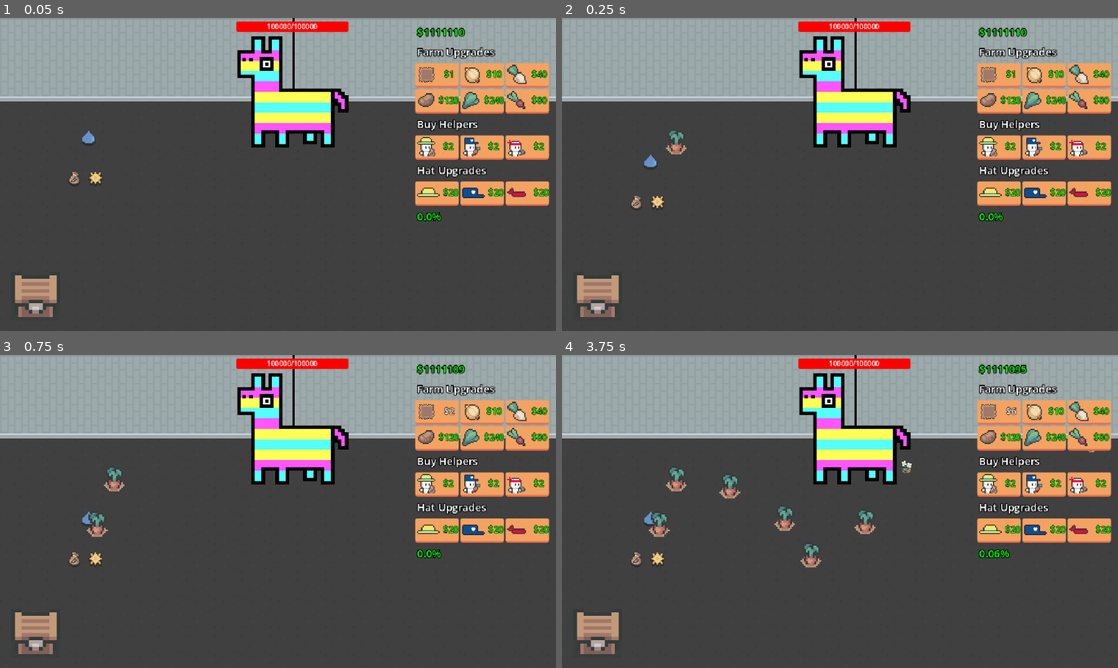
Above: before the commit, frames 1-4 (two rows, left to right).
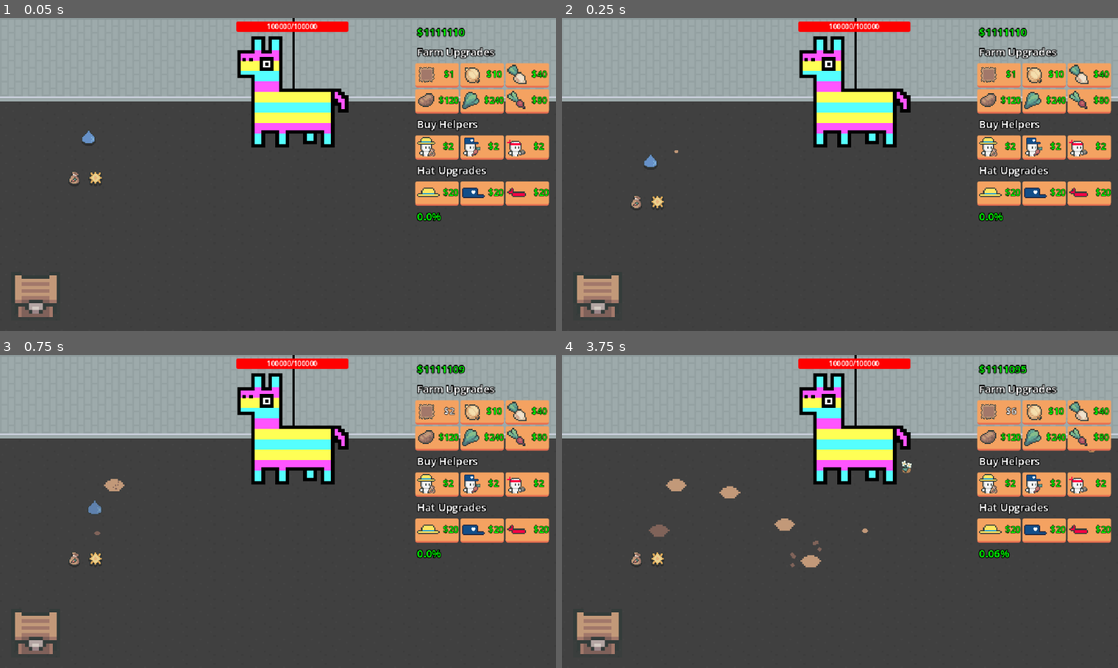
Above: after the commit, the same moments.

Repository: eric-marsh/farminata
Game: Godot game, scene res://scene/scene_switcher.tscn
Same seed, same stepped clock (60 frames per second), same inputs: the game is played once before the commit and once after it. Sound files missing from this copy of the repository are replaced by a short silence.
Inputs:
- Up to frame 1 (0.05 s): no input
- Up to frame 2 (0.25 s): no input
- Up to frame 3 (0.75 s): click "$1" at 0.5 s
- Up to frame 4 (3.75 s): click "$2" at 1.25 s; click "$3" at 2 s; click "$4" at 2.75 s; click "$5" at 3.5 s

Frame 1 is identical in both runs. In frame 2, 0.1% of the frame differs, in the area x 18-23%, y 36-44%; in frame 3, 0.4%; in frame 4, 0.9%, in the area x 14-57%, y 36-68%.

Commit message:
crreate explosion particle rework

Diff:
--- a/scene/explosion_particle.tscn
+++ b/scene/explosion_particle.tscn
@@ -8,14 +8,15 @@
 point_count = 2
 
 [node name="CPUParticles2D" type="CPUParticles2D"]
-z_index = 6
+z_index = 12
 emitting = false
 amount = 12
 lifetime = 0.5
 one_shot = true
 speed_scale = 0.6
 explosiveness = 1.0
-randomness = 1.0
+emission_shape = 1
+emission_sphere_radius = 1.0
 direction = Vector2(0, 0)
 spread = 180.0
 gravity = Vector2(0, 0)
--- a/scene/plot.tscn
+++ b/scene/plot.tscn
@@ -32,6 +32,18 @@
 "transitions": PackedFloat32Array(1),
 "update": 0,
 "values": [0.0]
+}
+tracks/2/type = "value"
+tracks/2/imported = false
+tracks/2/enabled = true
+tracks/2/path = NodePath("Dirt:scale")
+tracks/2/interp = 1
+tracks/2/loop_wrap = true
+tracks/2/keys = {
+"times": PackedFloat32Array(0),
+"transitions": PackedFloat32Array(1),
+"update": 0,
+"values": [Vector2(1, 1)]
 }
 
 [sub_resource type="Animation" id="Animation_o5ils"]
@@ -97,11 +109,29 @@
 "values": [Vector2(1, 1), Vector2(1.2, 1.2), Vector2(1, 1)]
 }
 
+[sub_resource type="Animation" id="Animation_kt1aq"]
+resource_name = "popup_crop"
+length = 0.5
+step = 0.1
+tracks/0/type = "value"
+tracks/0/imported = false
+tracks/0/enabled = true
+tracks/0/path = NodePath("Dirt:scale")
+tracks/0/interp = 1
+tracks/0/loop_wrap = true
+tracks/0/keys = {
+"times": PackedFloat32Array(0, 0.5),
+"transitions": PackedFloat32Array(1, 1),
+"update": 0,
+"values": [Vector2(0, 0), Vector2(1, 1)]
+}
+
 [sub_resource type="AnimationLibrary" id="AnimationLibrary_o5ils"]
 _data = {
 &"RESET": SubResource("Animation_7bgvt"),
 &"grow_crop": SubResource("Animation_o5ils"),
 &"pluck_crop": SubResource("Animation_8yg48"),
+&"popup_crop": SubResource("Animation_kt1aq"),
 &"pulse_crop": SubResource("Animation_v0cxp")
 }
 
--- a/script/apply_droppable_animation.gd
+++ b/script/apply_droppable_animation.gd
@@ -22,5 +22,5 @@
 
 func _on_animation_player_animation_finished(anim_name):
 	var c = DropUtil.get_drop_type_color(drop_type)
-	Util.create_explosion_particle(target_pos, c)
+	Util.create_explosion_particle(target_pos, c.lightened(0.5))
 	queue_free()
--- a/script/debug.gd
+++ b/script/debug.gd
@@ -11,7 +11,7 @@
 
 var KEEP_PLOTS_ON_START:bool = false
 
-var ALL_FULL_CROPS_AT_START:bool = true
+var ALL_FULL_CROPS_AT_START:bool = false
 
 var DEBUG_ALWAYS_MUTE:bool = true
 
--- a/script/piniata.gd
+++ b/script/piniata.gd
@@ -74,7 +74,7 @@
 
 	var c = particle_colors[particle_color_index]
 	particle_color_index = (particle_color_index + 1) % particle_colors.size()
-	Util.create_explosion_particle(pos, c, 6, 1.9)
+	Util.create_explosion_particle(pos, c.lightened(0.5), 6, 1.9)
 
 func create_drop()->void:
 	var drop_type = get_random_output()
--- a/script/plot.gd
+++ b/script/plot.gd
@@ -12,6 +12,7 @@
 func _ready() -> void:
 	size = Vector2($Dirt.texture.get_width(), $Dirt.texture.get_height())
 	update_image()
+	animation_player.play("popup_crop")
 
 
 func _process(_delta: float) -> void:
@@ -135,6 +136,9 @@
 		is_growing = false
 		done_growing()
 		return
+	if anim_name == "popup_crop":
+		Util.create_explosion_particle(global_position - Vector2(0,8), Color.html("#806359"), 6, 1.1)
+		return
 	if anim_name == "pulse_crop":
 		return
 
--- a/script/sell_chest.gd
+++ b/script/sell_chest.gd
@@ -30,7 +30,7 @@
 		if !is_colliding:
 			return
 	Globals.Main.change_money(Prices.get_drop_price(d.drop_type))
-	Util.create_explosion_particle(d.global_position, Color.YELLOW)
+	Util.create_explosion_particle(d.global_position, Color.YELLOW.lightened(0.5))
 	d.delete()
 
 func _on_body_entered(body: Node2D) -> void:
--- a/script/util.gd
+++ b/script/util.gd
@@ -80,7 +80,7 @@
 func create_explosion_particle(pos: Vector2, color: Color, num_squares: int = 12, speed_scale: float = 0.6) -> void:
 	var p = EXPLOSION_PARTICLE.instantiate() as CPUParticles2D
 	p.global_position =pos
-	p.color = color.lightened(0.5)
+	p.color = color
 	p.amount = num_squares
 	p.speed_scale = speed_scale
 	p.connect("finished", func(): p.queue_free())
Not shown: 1 places in scene/plot.tscn that only renumber resources
